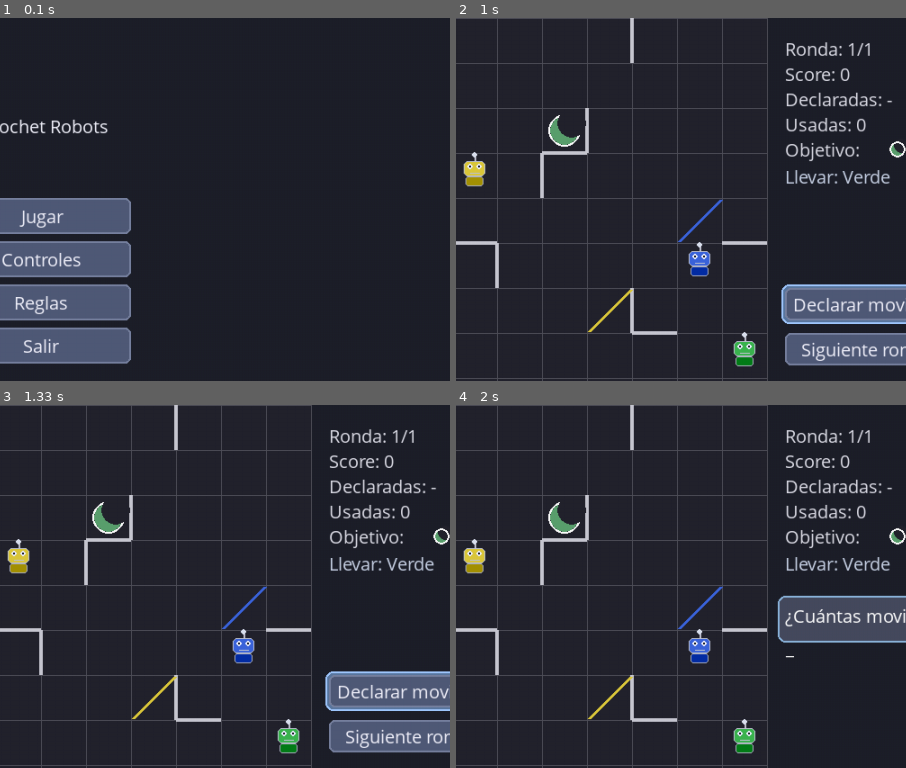
Above: before the commit, frames 1-4 (two rows, left to right).
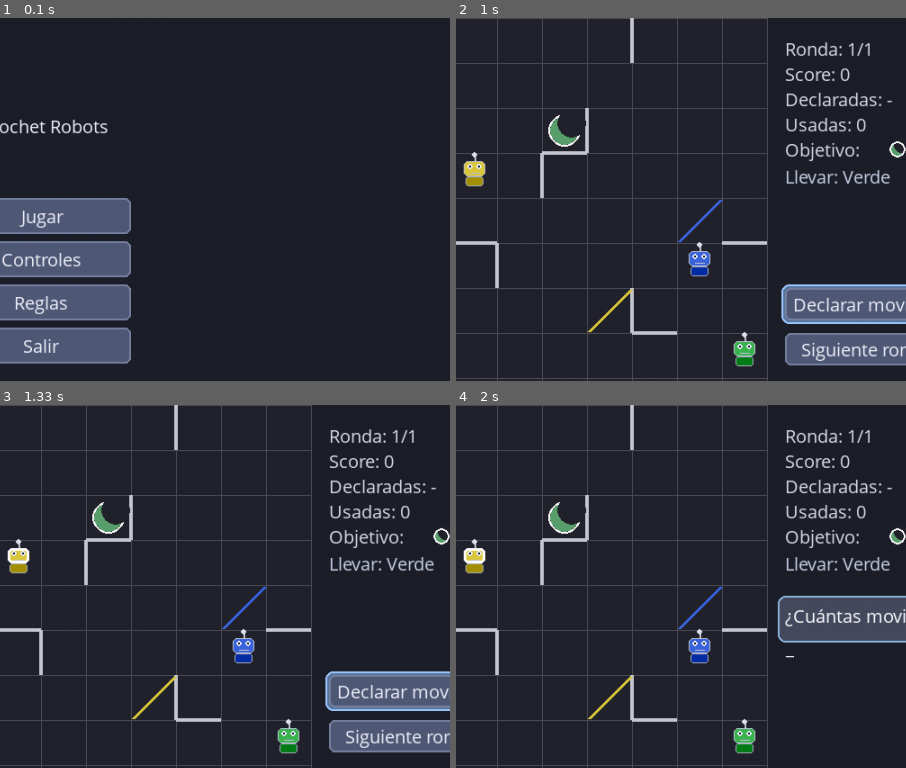
Above: after the commit, the same moments.

Repository: Pianowalker/ricochet-robots-cli
Game: pygame game, started from src/ricochet/gui/main.py
The game is run twice, just before and just after one commit, with the same random seed, the same clock (stepped at 60 frames per second) and the same inputs.
Inputs:
- Up to frame 1 (0.1 s): no input
- Up to frame 2 (1 s): click "Jugar" at 0.38 s; click "Aleatorio" at 0.72 s
- Up to frame 3 (1.33 s): tap Y at 1 s
- Up to frame 4 (2 s): click "Declarar movidas" at 1.38 s; type "ann" at 1.67 s
The pictures show only the part of the screen within x 45-95%, y 0-50%; the shares and areas given below are measured in that part.

Frames 1-2 are identical in both runs. In frame 3, 0.1% of the frame differs, in the area x 1-7%, y 39-44%; in frame 4, 0.1%.

Commit message:
Se ve el robot seleccionado al presionar su tecla correspondiente en GUI

Diff:
--- a/src/ricochet/gui/input_handler.py
+++ b/src/ricochet/gui/input_handler.py
@@ -77,6 +77,7 @@
                 # Control 2: R/B/G/Y + flecha (tecla letra guarda color para la siguiente flecha)
                 if event.key in KEY_TO_COLOR:
                     self._pending_key_robot = KEY_TO_COLOR[event.key]
+                    self.selected_robot_color = self._pending_key_robot
                     continue
                 if event.key in ARROW_TO_DIRECTION:
                     direction = ARROW_TO_DIRECTION[event.key]
